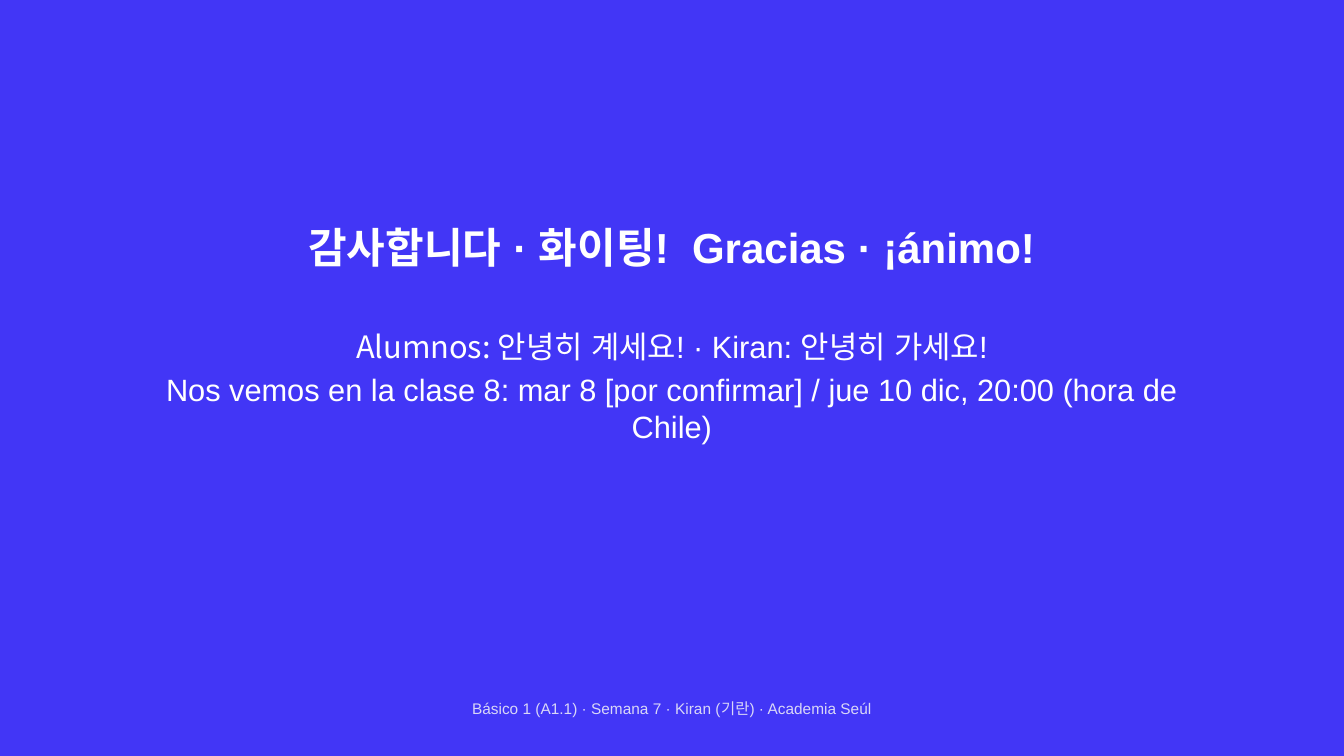
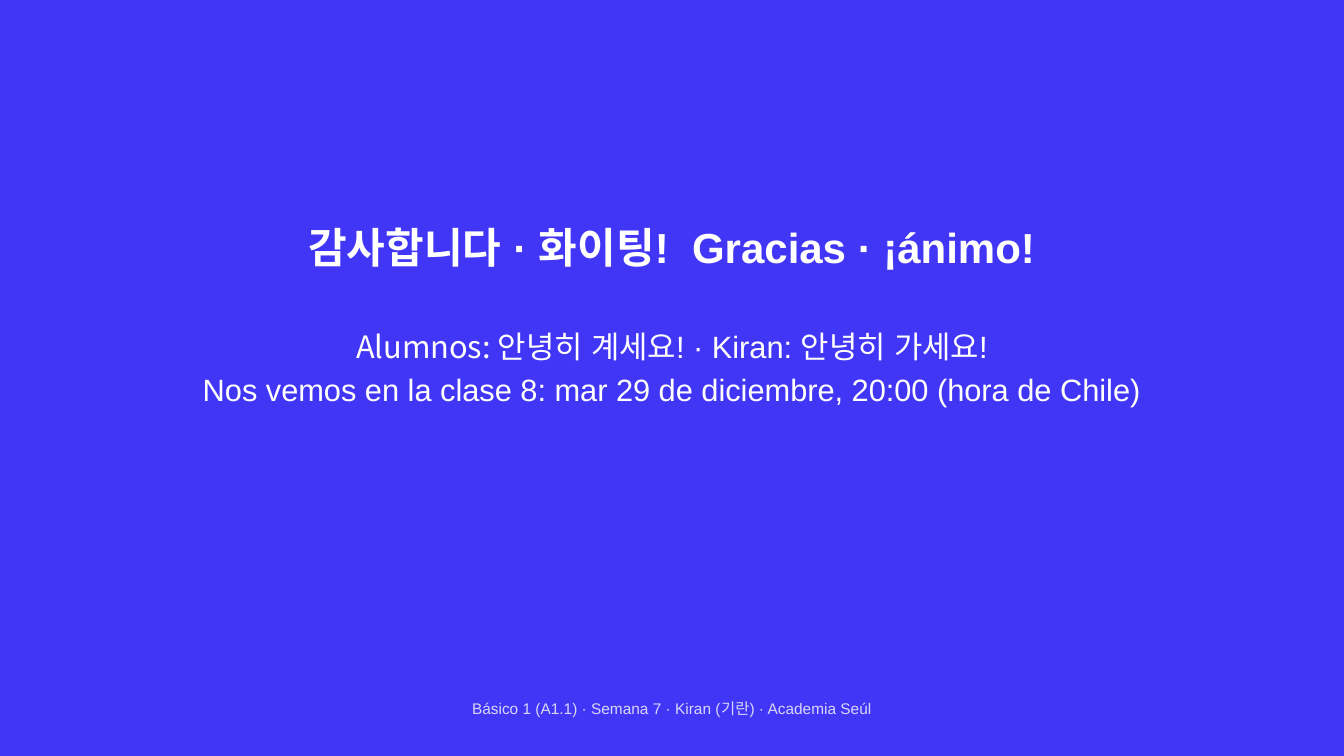
Before and after one commit to academiaseul/ACADEMIASEULWEB, a slide deck: slide 33 of Curriculo/Fase2_Basico1/decks/Basico1_S07_Kiran.pptx. Drawn at 1344x756 pixels with LibreOffice and Linux fonts; fonts in the diff are those of the drawing; background and template pictures are left out. Boxes give left, top, right and bottom in pixels: in the first picture for what was removed or moved away, otherwise in the second. Text is boxed around its words. In the diff, an @@ line names an element or a change of style, - is before the commit and + after.

```diff
--- a/Curriculo/Fase2_Basico1/decks/Basico1_S07_Kiran.pptx
+++ b/Curriculo/Fase2_Basico1/decks/Basico1_S07_Kiran.pptx
@@ text at bbox=[203, 378, 1140, 407]: text changed @@
-Nos vemos en la clase 8: mar 8 [por confirmar] / jue 10 dic, 20:00 (hora de Chile)
+Nos vemos en la clase 8: mar 29 de diciembre, 20:00 (hora de Chile)
```
Also in this commit, not shown: 4 other slides changed, 23 other files.
